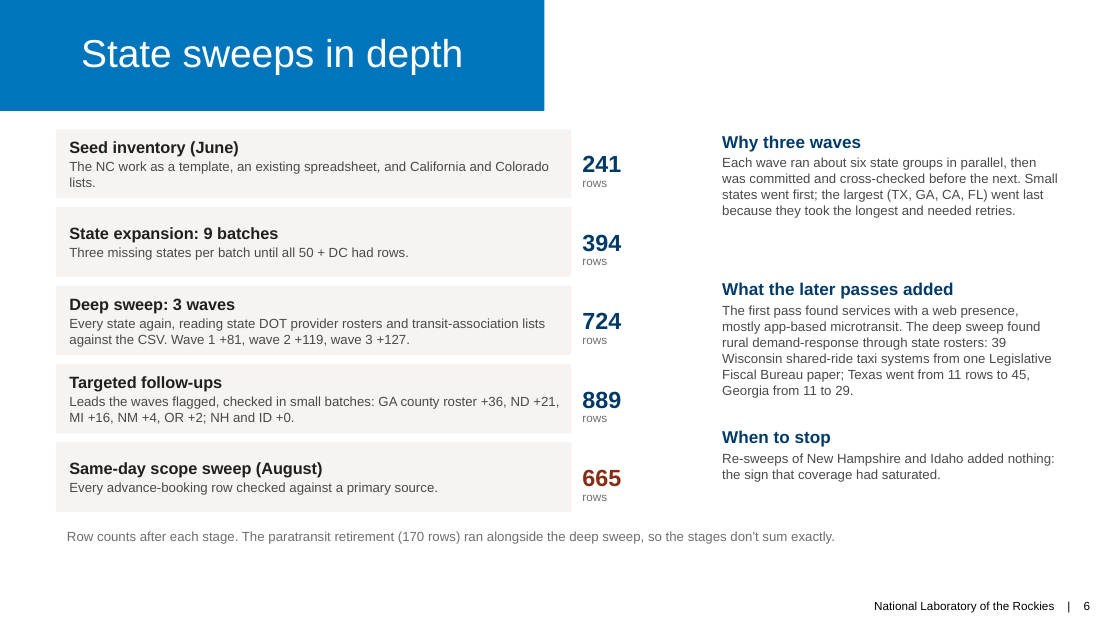
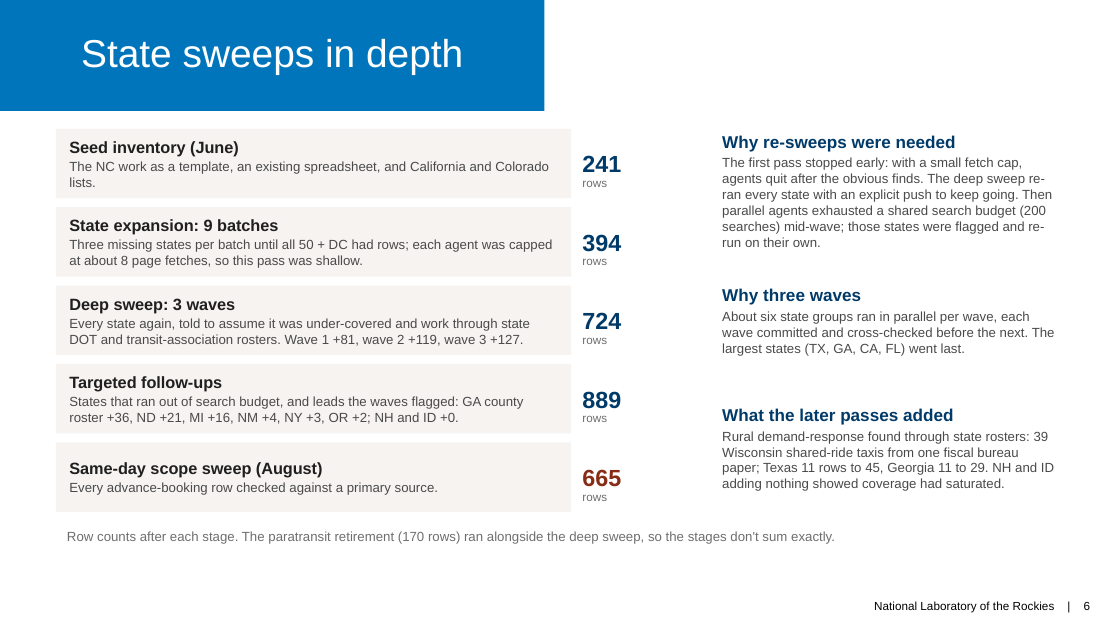
Before and after one commit to jfish79/odt-dashboard, a slide deck: slide 6 of docs/ODT-Database-Project-Summary-2026-11.pptx. Drawn at 1120x630 pixels with LibreOffice and Linux fonts; fonts in the diff are those of the drawing. Boxes give left, top, right and bottom in pixels: in the first picture for what was removed or moved away, otherwise in the second. Text is boxed around its words. In the diff, an @@ line names an element or a change of style, - is before the commit and + after.

```diff
--- a/docs/ODT-Database-Project-Summary-2026-11.pptx
+++ b/docs/ODT-Database-Project-Summary-2026-11.pptx
@@ text at (722,135,1052,247): text changed @@
-Why three waves
-Each wave ran about six state groups in parallel, then was committed and cross-checked before the next. Small states went first; the largest (TX, GA, CA, FL) went last because they took the longest and needed retries.
+Why re-sweeps were needed
+The first pass stopped early: with a small fetch cap, agents quit after the obvious finds. The deep sweep re-ran every state with an explicit push to keep going. Then parallel agents exhausted a shared search budget (200 searches) mid-wave; those states were flagged and re-run on their own.
@@ text in rectangle at (69,239,552,268): text changed @@
-Three missing states per batch until all 50 + DC had rows.
+Three missing states per batch until all 50 + DC had rows; each agent was capped at about 8 page fetches, so this pass was shallow.
@@ text at (722,288,1055,356): text changed @@
-What the later passes added
-The first pass found services with a web presence, mostly app-based microtransit. The deep sweep found rural demand-response through state rosters: 39 Wisconsin shared-ride taxi systems from one Legislative Fiscal Bureau paper; Texas went from 11 rows to 45, Georgia from 11 to 29.
+Why three waves
+About six state groups ran in parallel per wave, each wave committed and cross-checked before the next. The largest states (TX, GA, CA, FL) went last.
@@ text in rectangle at (69,318,530,346): text changed @@
-Every state again, reading state DOT provider rosters and transit-association lists against the CSV. Wave 1 +81, wave 2 +119, wave 3 +127.
+Every state again, told to assume it was under-covered and work through state DOT and transit-association rosters. Wave 1 +81, wave 2 +119, wave 3 +127.
@@ text in rectangle at (69,396,523,424): text changed @@
-Leads the waves flagged, checked in small batches: GA county roster +36, ND +21, MI +16, NM +4, OR +2; NH and ID +0.
+States that ran out of search budget, and leads the waves flagged: GA county roster +36, ND +21, MI +16, NM +4, NY +3, OR +2; NH and ID +0.
@@ text at (722,408,1054,491): text changed @@
-When to stop
-Re-sweeps of New Hampshire and Idaho added nothing: the sign that coverage had saturated.
+What the later passes added
+Rural demand-response found through state rosters: 39 Wisconsin shared-ride taxis from one fiscal bureau paper; Texas 11 rows to 45, Georgia 11 to 29. NH and ID adding nothing showed coverage had saturated.
```
Also in this commit, not shown: 1 other file.
